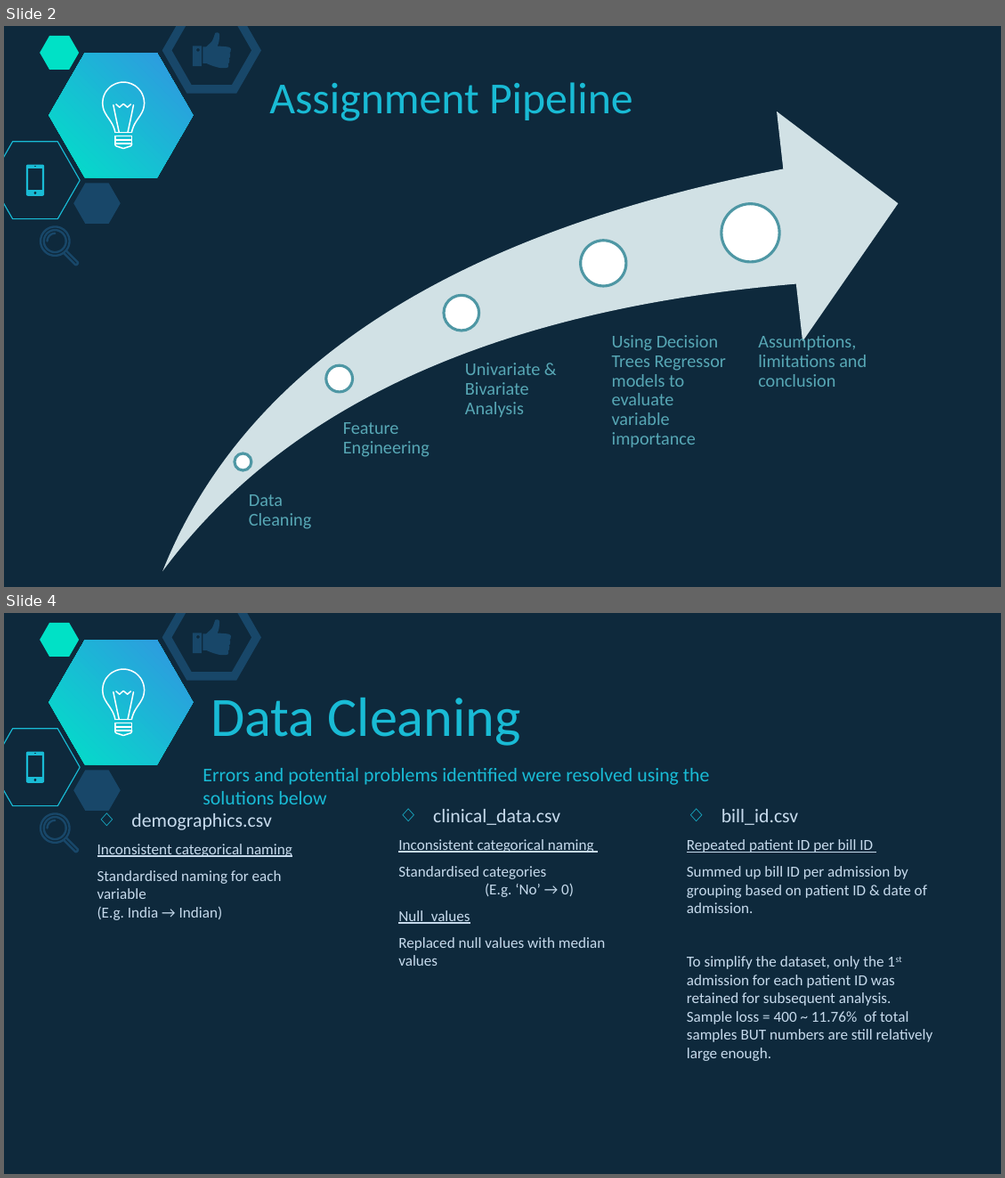
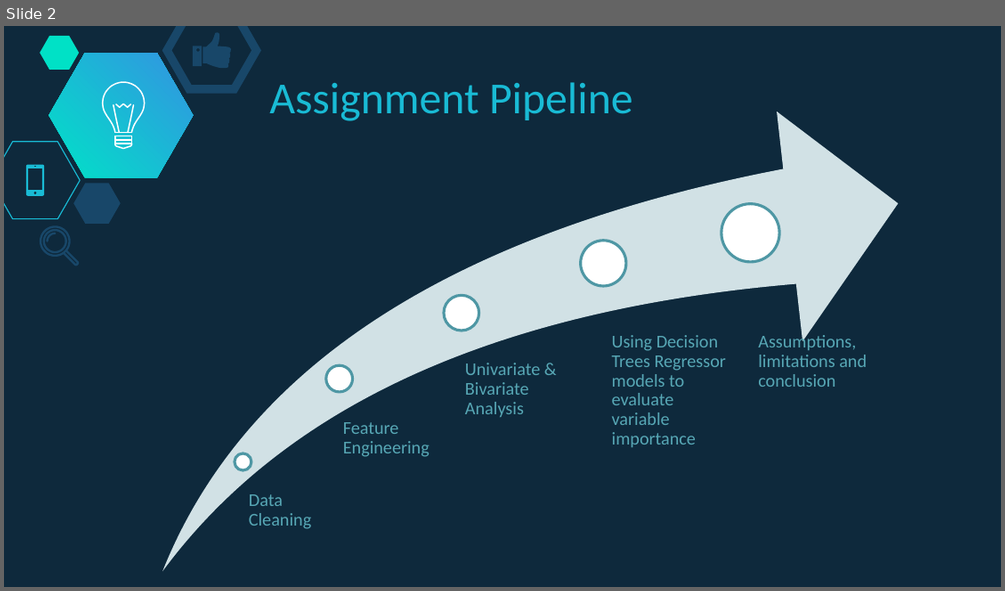
Before and after one commit to soonnanwee/H_Assignment, a slide deck: Assignment_Slides.pptx. Shown one above the other, each under a label of ours: slides 2 and 4 before the commit, slide 2 after it; the slides between them are not shown. The pictures are 1005x1178 and 1005x591 pixels, drawn with LibreOffice and Linux fonts; fonts in the diff are those of the drawing. Boxes give left, top, right and bottom in pixels: in the first picture for what was removed or moved away, otherwise in the second. Text is boxed around its words. In the diff, an @@ line names an element or a change of style, - is before the commit and + after.

```diff
--- a/Assignment_Slides.pptx
+++ b/Assignment_Slides.pptx
@@ slide 4 removed at [4,613,1001,1174], background #0E293C; not listed: 20 template elements that a slide beside it also shows @@
@@ text removed at [210,698,521,746] @@
-Data Cleaning
@@ title removed at [202,768,710,804] @@
-Errors and potential problems identified were resolved using the solutions below
@@ text removed at [97,813,292,920] @@
-◇ demographics.csv
-Inconsistent categorical naming
-Standardised naming for each variable (E.g. India → Indian)
@@ text removed at [398,809,605,965] @@
-◇ clinical_data.csv
-Inconsistent categorical naming
-Standardised categories (E.g. ‘No’ → 0)
-Null_values
-Replaced null values with median values
@@ text removed at [687,809,933,1061] @@
-◇ bill_id.csv
-Repeated patient ID per bill ID
-Summed up bill ID per admission by grouping based on patient ID & date of admission.
-To simplify the dataset, only the 1st admission for each patient ID was retained for subsequent analysis. Sample loss = 400 ~ 11.76% of total samples BUT numbers are still relatively large enough.
```
Also in this commit, not shown: 15 slides added, 2 other slides removed, 1 other file.
